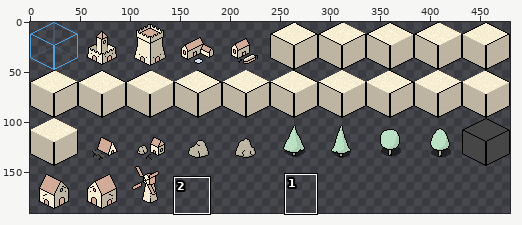
One commit to this sprite sheet: data/gfx/paper/full_48x48.png. The first picture is a wide view before the edit; the outline marks the close-up.
Close-up. First the earlier version:
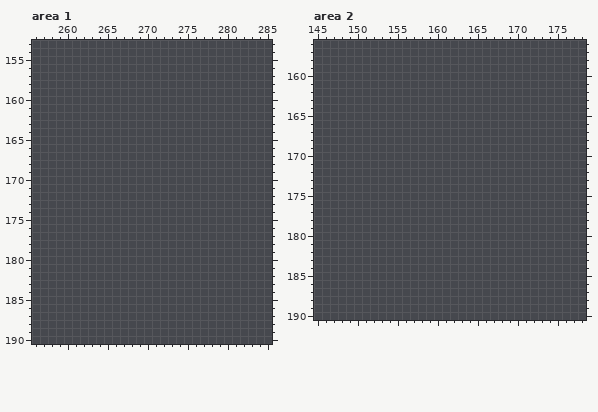
The file is 480x192 pixels. Pixels under 10% opacity are left out. Colours within 5 levels of each other are drawn and written as one. Shown: area 1: x 256..285, y 153..190; area 2: x 145..178, y 156..190. The wide view leaves out empty margins. The commit also changed other parts of the picture, which this record leaves out.
The same view after the edit:
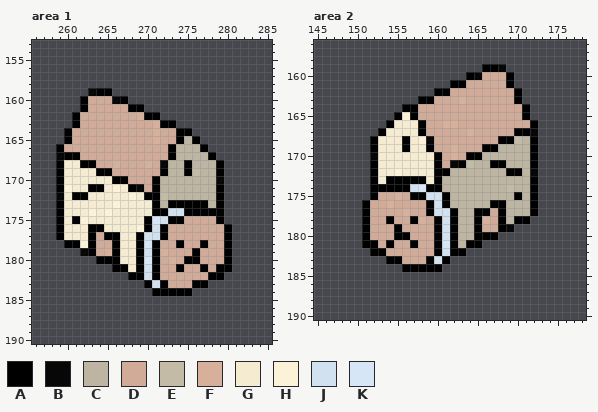
Palette (. is transparent): A #000000  B #070707  C #bdb5a1  D #d1ab97  E #c3bba6  F #d7b09b  G #f5ebd1  H #fcf2d7  J #d1e1f0  K #d6e6f6
The exact change:
--- area 1
@@ x 256..285 @@
 158 ..............................
-159 ..............................
-160 ..............................
-161 ..............................
-162 ..............................
-163 ..............................
-164 ..............................
-165 ..............................
-166 ..............................
-167 ..............................
-168 ..............................
-169 ..............................
-170 ..............................
-171 ..............................
-172 ..............................
-173 ..............................
-174 ..............................
-175 ..............................
-176 ..............................
-177 ..............................
-178 ..............................
-179 ..............................
-180 ..............................
-181 ..............................
-182 ..............................
-183 ..............................
-184 ..............................
+159 .......BAA....................
+160 ......ADDDBA..................
+161 ......ADDDDDAA................
+162 .....ADDDDDDDFAA..............
+163 .....ADDDDDDDDDFAA............
+164 ....ADDDDDDDDDDFDDAA..........
+165 ....ADDDDDDDDDDFDDACA.........
+166 ...ADDDDDDDDDDDDDACCCA........
+167 ...BAADDDDDDDDDDDACCCCA.......
+168 ...AGGAADDFDDDFDBCCACCCA......
+169 ...AGGGGAADDDDDDACCAECCA......
+170 ...AGGGGGGAADDDACCCCCCCB......
+171 ...AHGGAAGHGABDACCCCCCCA......
+172 ...BGAAGGGGGHGAAECCCCCCA......
+173 ...AGGGGGGHGGGGACAAAAACA......
+174 ...AGGGHGHGGGGGAAJJAAAAA......
+175 ...AGAHGGGGGGGAKJAADDDDA......
+176 ...AGGGAAGGGGHAJADDDDDDDA.....
+177 ...AGGGADAAGGAJJADDDDDDDA.....
+178 ....AAHADDAGGAKADDADDADDA.....
+179 ......BADFAGGAJAFDDDADDDA.....
+180 ........AAAGGAKADFDAADDDA.....
+181 ..........AAGAJADDADDADAA.....
+182 ............AAJADDDDDDAA......
+183 ..............AJADDDAA........
+184 ...............AAAAA..........
 185 ..............................
--- area 2
@@ x 145..178 @@
 158 ..................................
-159 ..................................
-160 ..................................
-161 ..................................
-162 ..................................
-163 ..................................
-164 ..................................
-165 ..................................
-166 ..................................
-167 ..................................
-168 ..................................
-169 ..................................
-170 ..................................
-171 ..................................
-172 ..................................
-173 ..................................
-174 ..................................
-175 ..................................
-176 ..................................
-177 ..................................
-178 ..................................
-179 ..................................
-180 ..................................
-181 ..................................
-182 ..................................
-183 ..................................
-184 ..................................
+159 .....................AAB..........
+160 ...................ABDDDA.........
+161 .................AADDDDDA.........
+162 ...............AADDDDDDDDA........
+163 .............AADDDFDDDDDDA........
+164 ...........AADDDDDDDDDDDDDA.......
+165 ..........AHADDDDDDDDDDDDDA.......
+166 .........AGGGADDFFDDDDDDDDDA......
+167 ........AGGGGADDDDDFDDDDDAAB......
+168 .......AGGGAGHBDDDDDDDDAAECA......
+169 .......AGGGAGGADDFDDDAACCCCA......
+170 .......BGGGGGGGADFDAACCCCCCA......
+171 .......AGGGGGGGADBAECCAACCCA......
+172 .......AGGHGGGGAACCCCCCCAACB......
+173 .......AGAAAAAGACCCCCCCCCCCA......
+174 .......AAAAAJKAACCCCCCCCECCA......
+175 .......ADDFDAAJJACCCCCCCCACA......
+176 ......ADDFDDDDAJACCCCCAACCCA......
+177 ......ADDDDFDDAJJACCAADACCCA......
+178 ......ADDADDAFDAJACCAFDACAA.......
+179 ......ADDDADDDDAJACCADDAB.........
+180 ......ADDDAADDDAJACCAAA...........
+181 ......AADADDADDAKACAA.............
+182 .......AADDDDDDAJAA...............
+183 .........AADDDAJA.................
+184 ...........AAAAA..................
 185 ..................................
